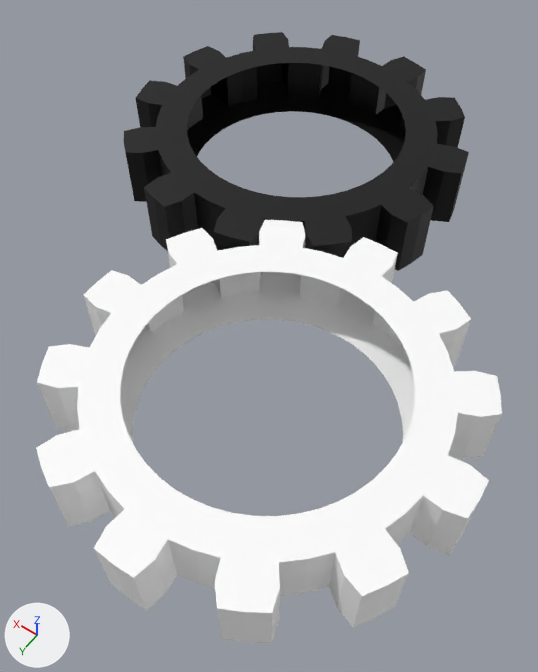
An edit to the glTF model public/GearAnimated/scene.gltf, drawn before and after from the same camera.
The view is the same before and after, from a 50 mm camera at (-2.2, 3.38, 3.14) aimed at (-0.65, 1.21, -0.27). The axes (+X, +Y, +Z) are drawn at lower left. The lights are the same throughout. Where no turn or scale is listed for an object, it has been applied to the vertices.

Before the edit, the objects in view are built like this:
```python
mat_material_0 = principled_material('material_0')
mat_material_0.base_color = (1.0, 1.0, 1.0)  # white #ffffff
mat_material_0.roughness = 0.6
mat_material_001 = principled_material('Material.001')
mat_material_001.base_color = (0.0, 0.0, 0.0)  # black #000000
me_object_0 = bpy.data.meshes.new('Object_0')
me_object_0.from_pydata(...)  # 336 vertices, 576 faces; spans x -1.09..1.09, y -1.09..1.09, z -0.2..0.2
me_object_0.materials.append(mat_material_001)  # black #000000
me_object_1 = bpy.data.meshes.new('Object_1')
me_object_1.from_pydata(...)  # 336 vertices, 576 faces; spans x -1.1..1.1, y -1.1..1.1, z -0.2..0.2
me_object_1.materials.append(mat_material_0)  # white #ffffff
ob_object_4 = bpy.data.objects.new('Object_4', me_object_0)
ob_object_4.location = (0.0, 0.0, 0.0)
ob_object_6 = bpy.data.objects.new('Object_6', me_object_1)
ob_object_6.location = (-1.01, 1.724, 0.0)
```
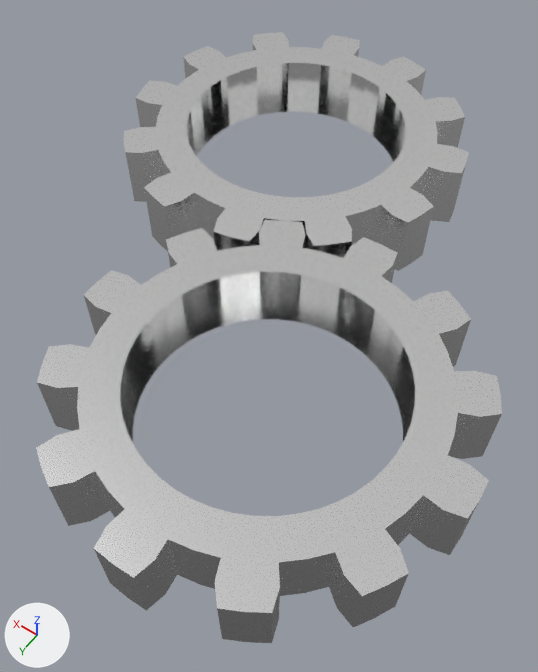
Location of each change, (x1, y1, x2, y2) in pixels of the pictures (538 x 672 px):
'Object_6', surface changed: (36, 220, 502, 643) in both
'Object_4', recoloured, surface changed (black to white): (124, 32, 469, 271) in both

The change, as a list of edits to the scene's bpy script:
```text
Change mat_material_001:
    mat_material_001.base_color: (0.0, 0.0, 0.0) -> (1.0, 1.0, 1.0)  # black #000000 -> white #ffffff
    mat_material_001.roughness: 0.5 -> 0.158
    mat_material_001.metallic: 0.0 -> 1.0
Change mat_material_0:
    mat_material_0.roughness: 0.6 -> 0.2
    mat_material_0.metallic: 0.0 -> 1.0
```
